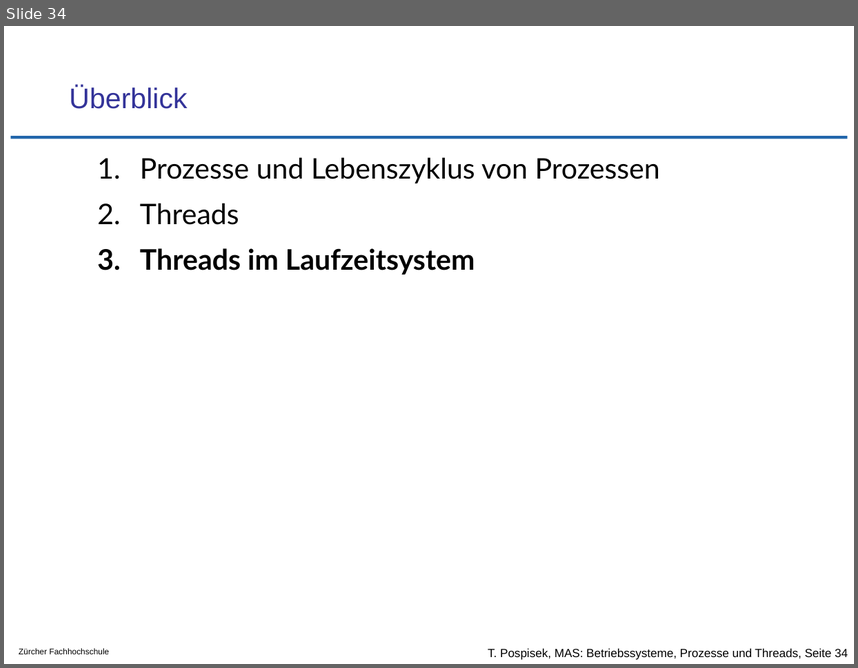
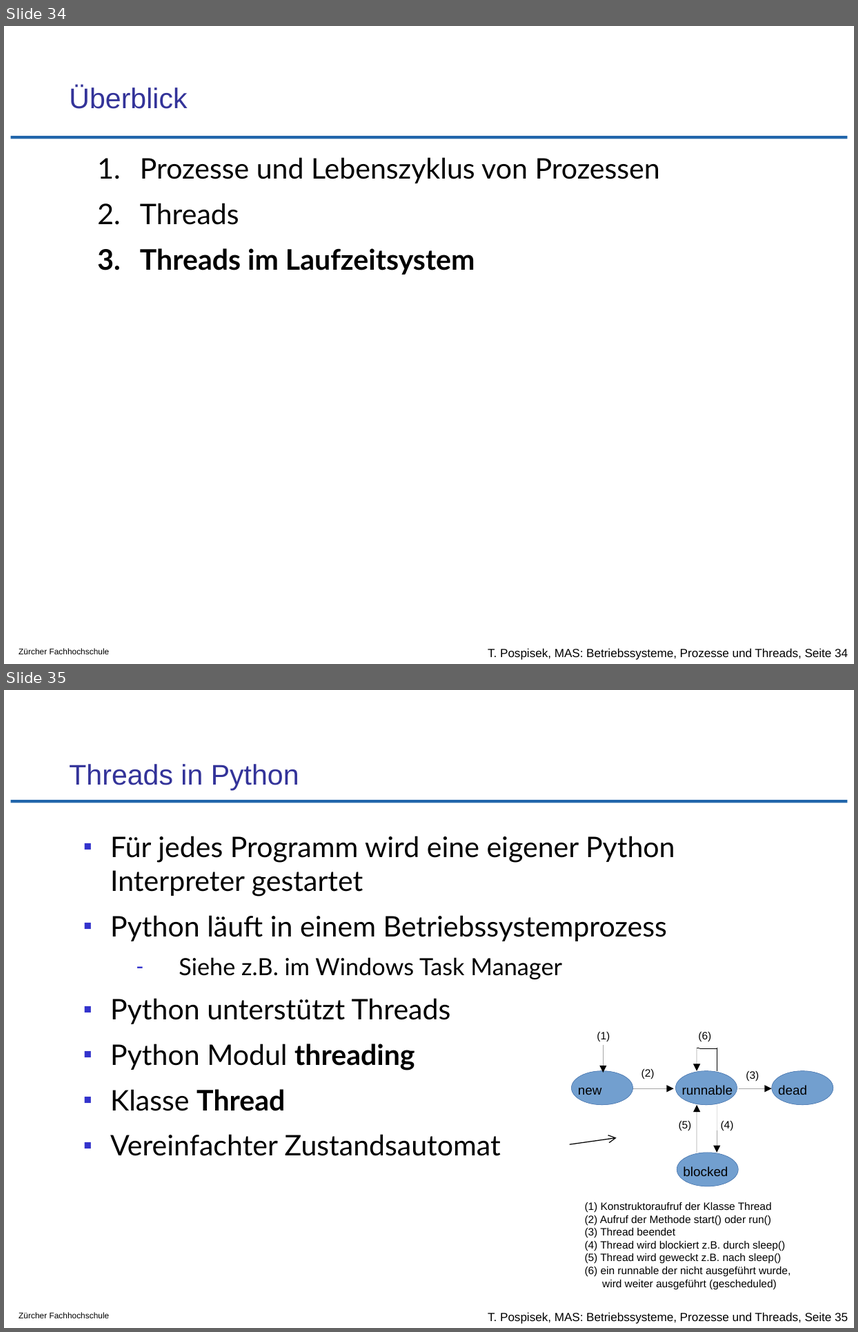
Before and after one commit to tpo/betriebssysteme, a slide deck: 05-2_Prozesse_und_Threads.odp. Shown one above the other, each under a label of ours: slide 34 before the commit, slides 34 and 35 after it. The pictures are 858x668 and 858x1332 pixels, drawn with LibreOffice and Linux fonts; fonts in the diff are those of the drawing; background and template pictures are left out. Boxes give left, top, right and bottom in pixels: in the first picture for what was removed or moved away, otherwise in the second. Text is boxed around its words. In the diff, an @@ line names an element or a change of style, - is before the commit and + after.

Commit message:
Java Beispiele mit Python ersetzt

```diff
--- a/05-2_Prozesse_und_Threads.odp
+++ b/05-2_Prozesse_und_Threads.odp
@@ slide 35 added at (4, 690, 854, 1328), background #FFFFFF; not listed: 3 template elements that a slide beside it also shows @@
@@ title added at (69, 764, 299, 790), 24 pt, text #333399 @@
+Threads in Python
@@ text added at (110, 836, 675, 1156), 24 pt, text #000000 @@
+▪ Für jedes Programm wird eine eigener Python Interpreter gestartet
+▪ Python läuft in einem Betriebssystemprozess
+  – Siehe z.B. im Windows Task Manager
+▪ Python unterstützt Threads
+▪ Python Modul threading
+▪ Klasse Thread
+▪ Vereinfachter Zustandsautomat
@@ arrow added from (569, 1144) to (616, 1137), #000000 0.74 pt @@
@@ group added at (572, 1031, 833, 1289): 11 texts, 6 arrows, 4 ellipses, 2 lines @@
+runnable
+new
+dead
+blocked
+(1)
+(2)
+(6)
+(3)
+(4)
+(5)
+(1) Konstruktoraufruf der Klasse Thread
+(2) Aufruf der Methode start() oder run()
+(3) Thread beendet
+(4) Thread wird blockiert z.B. durch sleep()
+(5) Thread wird geweckt z.B. nach sleep()
+(6) ein runnable der nicht ausgeführt wurde,
+wird weiter ausgeführt (gescheduled)
```
Also in this commit, not shown: 3 slides changed, 4 other slides added, 8 slides removed.
